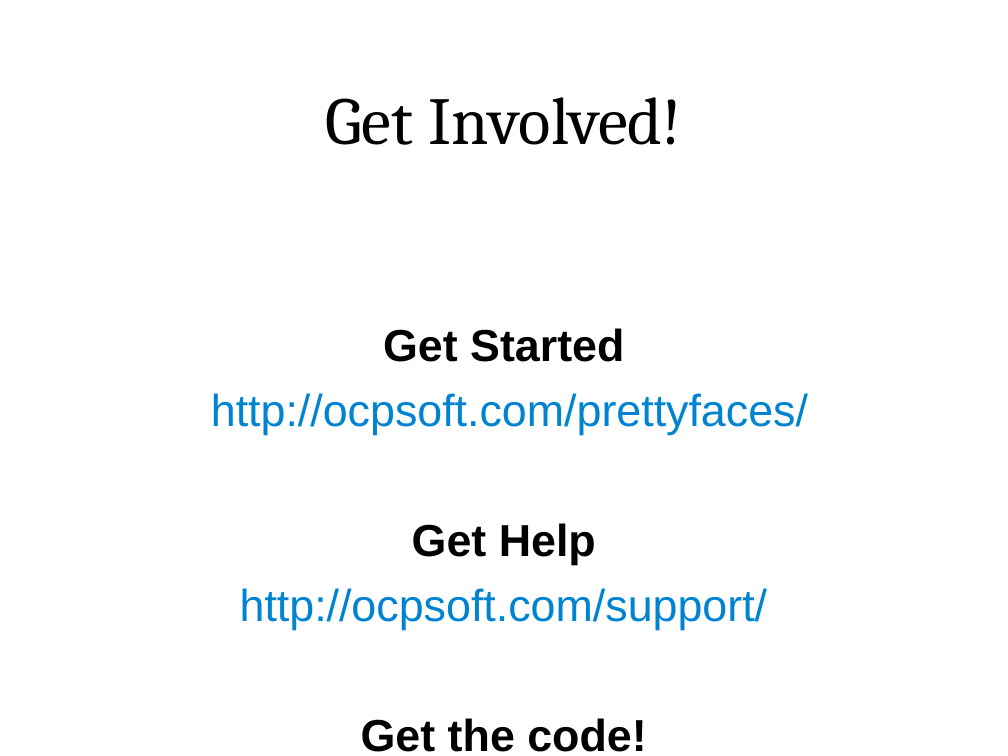
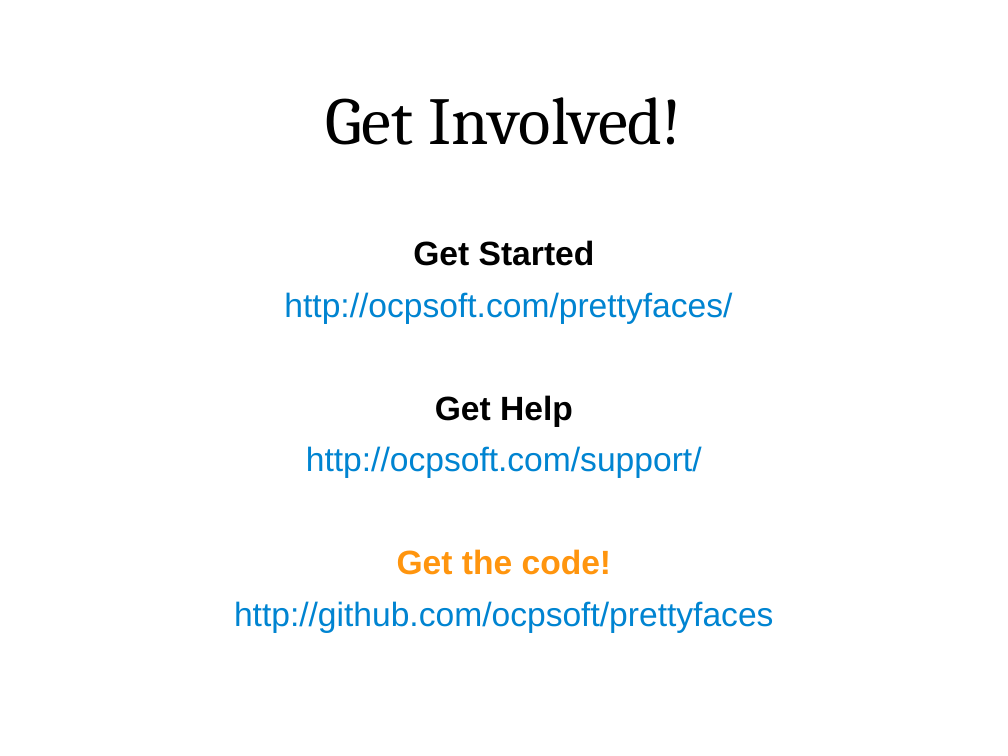
Before and after one commit to lincolnthree/talks, a slide deck: slide 87 of 2011_Beautiful_Java_EE_JAXConf.odp. Drawn at 1008x756 pixels with LibreOffice and Linux fonts; fonts in the diff are those of the drawing. Boxes give left, top, right and bottom in pixels: in the first picture for what was removed or moved away, otherwise in the second. Text is boxed around its words. In the diff, an @@ line names an element or a change of style, - is before the commit and + after.

```diff
--- a/2011_Beautiful_Java_EE_JAXConf.odp
+++ b/2011_Beautiful_Java_EE_JAXConf.odp
@@ text "Get Started" at box(234, 240, 773, 633): size 32 to 24 pt; text colour #000000 to #FF950E in "Get the code!" @@
```
Also in this commit, not shown: 7 other slides changed.
